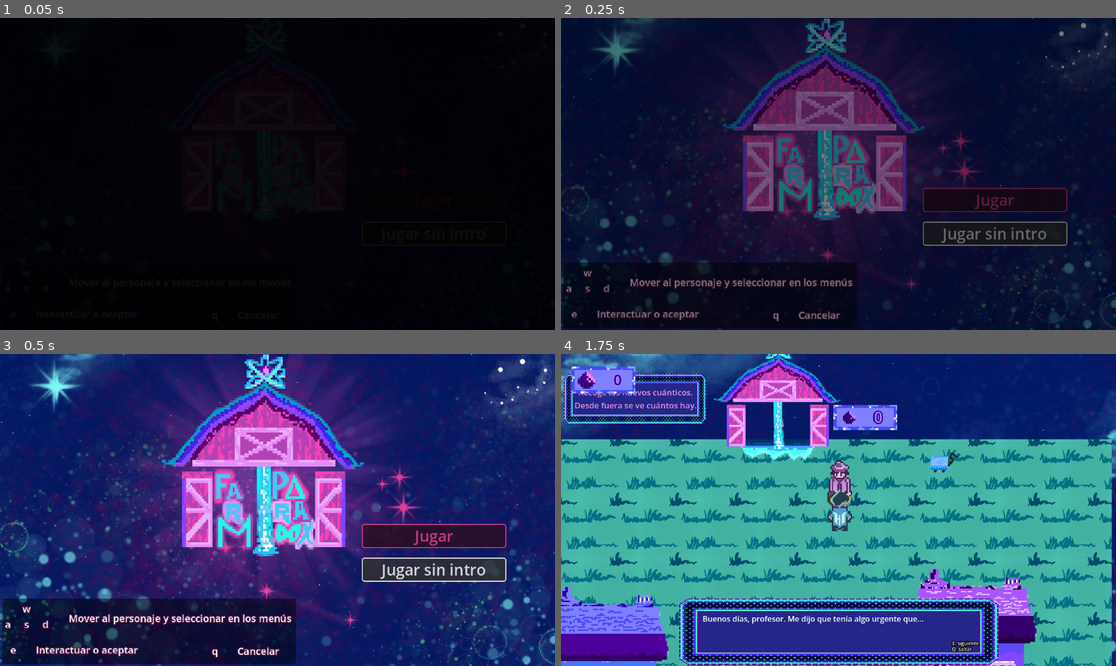
Above: before the commit, frames 1-4 (two rows, left to right).
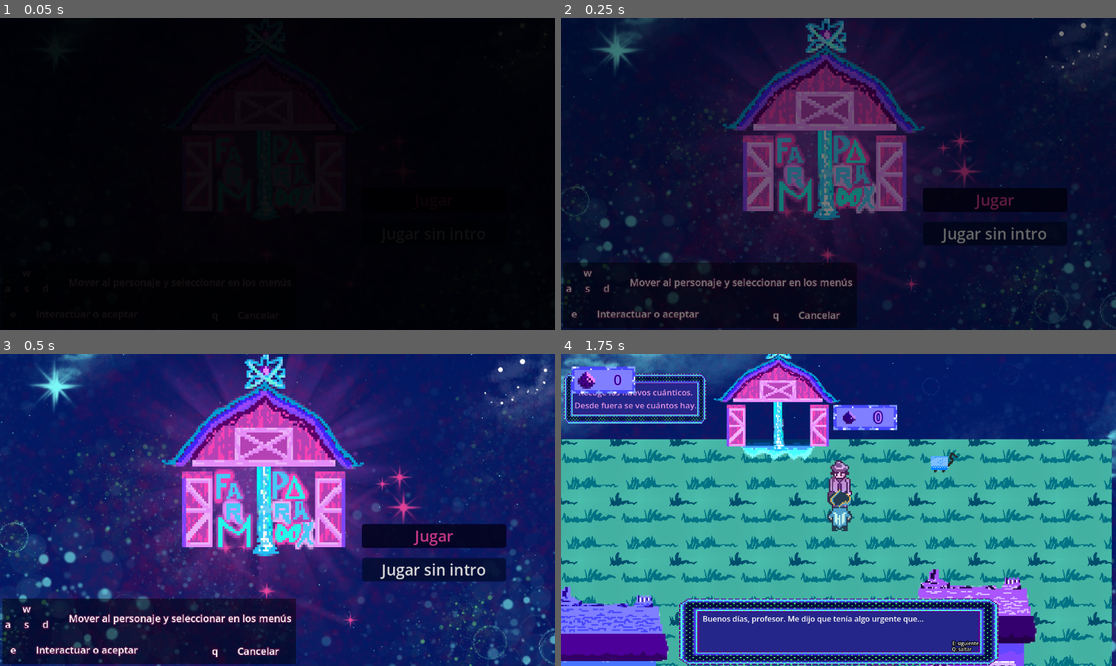
Above: after the commit, the same moments.

Repository: HectorAldao/quantic_gamejam
Game: Godot game, scene res://menus/main_menu/main_menu.tscn
The game is run twice, just before and just after one commit, with the same random seed, the same clock (stepped at 60 frames per second) and the same inputs.
Inputs (mouse positions are in pixels of both pictures, inside the frame that each line leads up to):
- Up to frame 1 (0.05 s): no input
- Up to frame 2 (0.25 s): no input
- Up to frame 3 (0.5 s): no input
- Up to frame 4 (1.75 s): click "Jugar" at 0.5 s; tap Enter (ui_accept) at 1.25, 1.52 s; move the mouse to (960, 494) at 1.27 s; hold D (move_character_right) from 1.28 s (still down); hold E (interact) from 1.28 s (still down)

The runs differ from the first frame. In frame 2, 0.5% of the frame differs, in the area x 65-92%, y 54-74%; in frame 3, 3.7%; in frame 4, nothing differs.

Commit message:
refactor: menu colors

Diff:
--- a/godot_proyecto/menus/main_menu/main_menu.gd
+++ b/godot_proyecto/menus/main_menu/main_menu.gd
@@ -95,12 +95,12 @@
 
 	# Crear StyleBox con contorno
 	var style_normal = StyleBoxFlat.new()
-	style_normal.bg_color = Color(0.2, 0.2, 0.2, 0.8)
+	style_normal.bg_color = Color(0.015, 0.05, 0.2, 0.9)
 	style_normal.border_width_left = 2
 	style_normal.border_width_right = 2
 	style_normal.border_width_top = 2
 	style_normal.border_width_bottom = 2
-	style_normal.border_color = Color(1.0, 1.0, 1.0, 1.0)
+	style_normal.border_color = Color(0.025, 0.08, 0.32, 1.0)
 	style_normal.corner_radius_top_left = 5
 	style_normal.corner_radius_top_right = 5
 	style_normal.corner_radius_bottom_left = 5
Not shown, changed: docs/index.html
Not shown, changed: docs/index.pck
